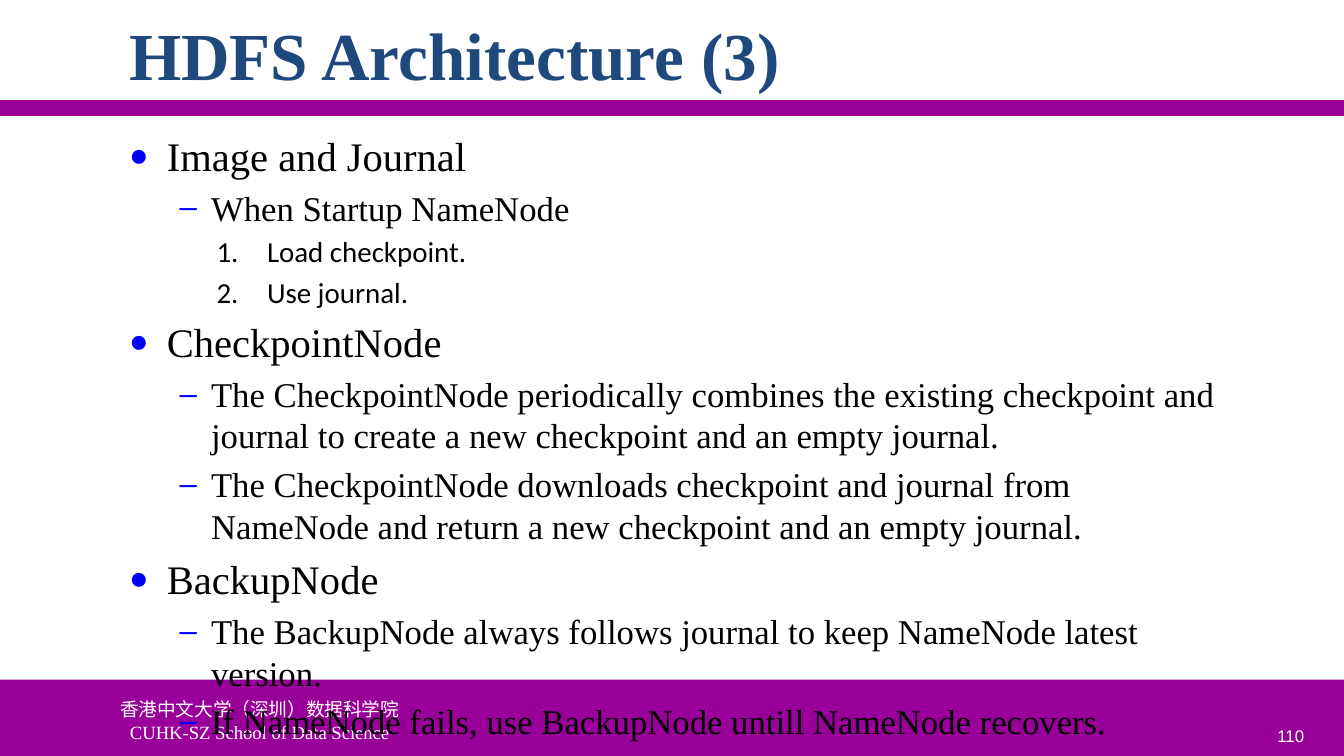
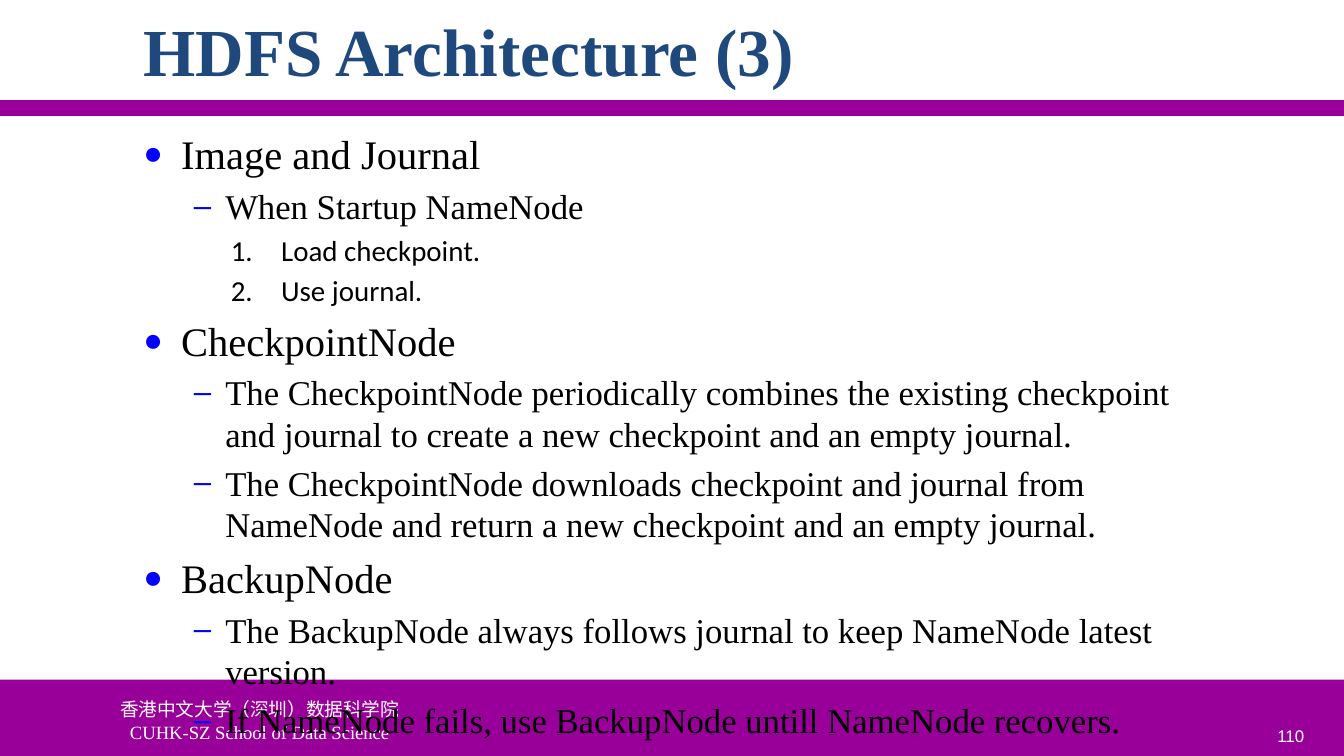
Before and after one commit to ychung1103/ychung1103.github.io, a slide deck: slide 110 of Slides/CSC6103/VT-05 Storage Virtualization.pptx. Drawn at 1344x756 pixels with LibreOffice and Linux fonts; fonts in the diff are those of the drawing; background and template pictures are left out. Boxes give left, top, right and bottom in pixels: in the first picture for what was removed or moved away, otherwise in the second. Text is boxed around its words. In the diff, an @@ line names an element or a change of style, - is before the commit and + after.

```diff
--- a/Slides/CSC6103/VT-05 Storage Virtualization.pptx
+++ b/Slides/CSC6103/VT-05 Storage Virtualization.pptx
@@ title "HDFS Architecture (3)": place and size @@
-title "HDFS Architecture (3)" at bbox=[129, 33, 779, 93]
+title "HDFS Architecture (3)" at bbox=[143, 29, 793, 89]
@@ text "Image and Journal" rewrapped from bbox=[167, 143, 1214, 741] to bbox=[181, 141, 1169, 739] @@
```
Also in this commit, not shown: 97 other slides changed, 1 other file.
